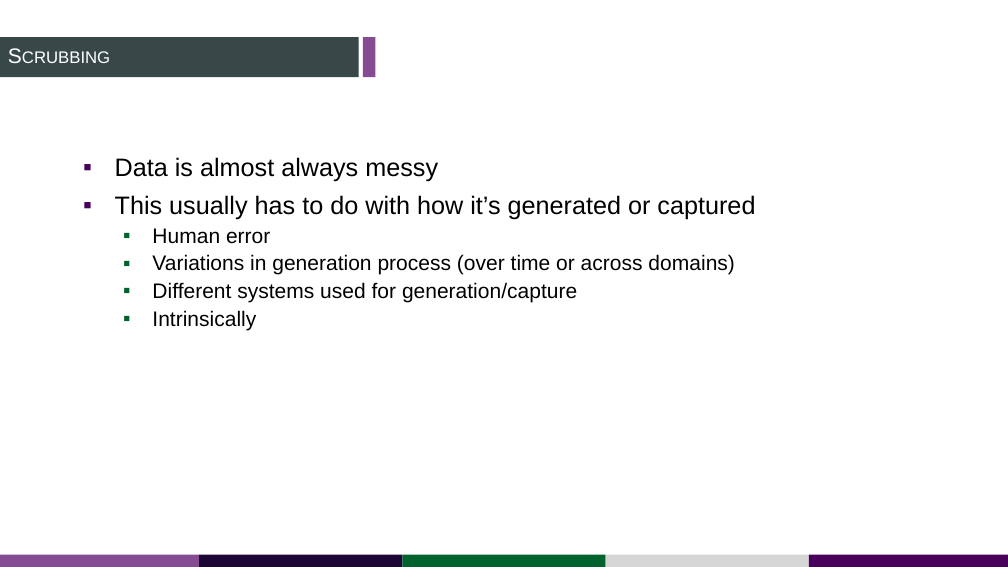
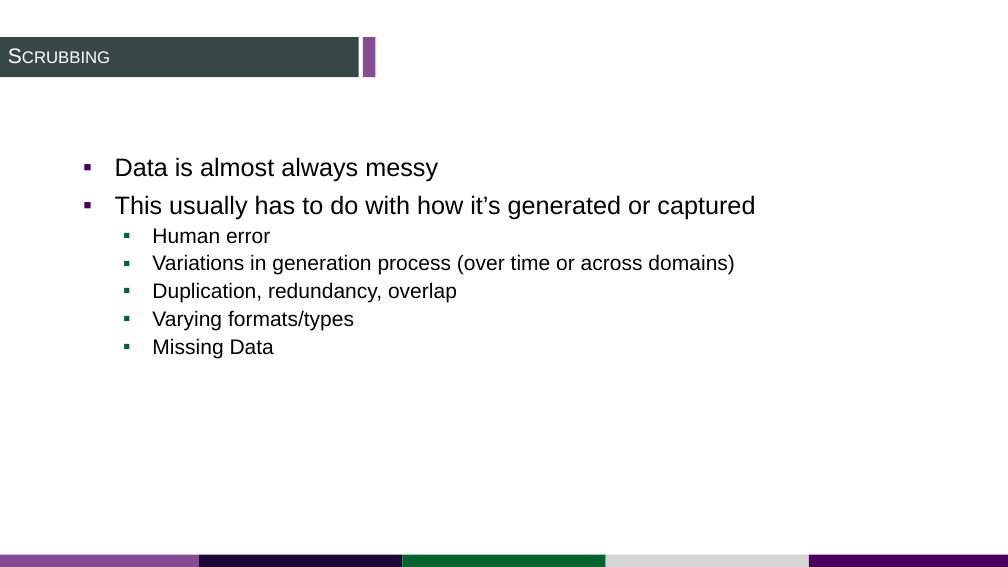
Before and after one commit to thekhan314/DataScienceOutline, a slide deck: slide 10 of Data Science & analysis.pptx. Drawn at 1008x567 pixels with LibreOffice and Linux fonts; fonts in the diff are those of the drawing. Boxes give left, top, right and bottom in pixels: in the first picture for what was removed or moved away, otherwise in the second. Text is boxed around its words. In the diff, an @@ line names an element or a change of style, - is before the commit and + after.

```diff
--- a/Data Science & analysis.pptx
+++ b/Data Science & analysis.pptx
@@ text at (x1=152, y1=282, x2=457, y2=359): text changed @@
-  ▪ Different systems used for generation/capture
-  ▪ Intrinsically
+  ▪ Duplication, redundancy, overlap
+  ▪ Varying formats/types
+  ▪ Missing Data
```
Also in this commit, not shown: 6 slides added.
